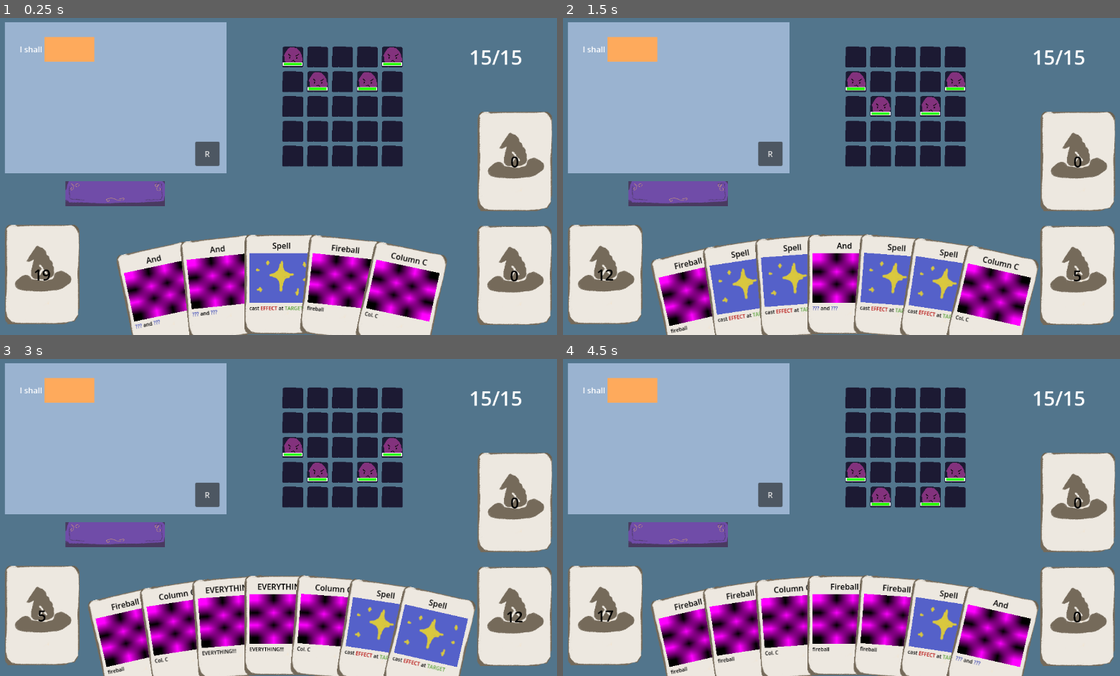
Above: before the commit, frames 1-4 (two rows, left to right).
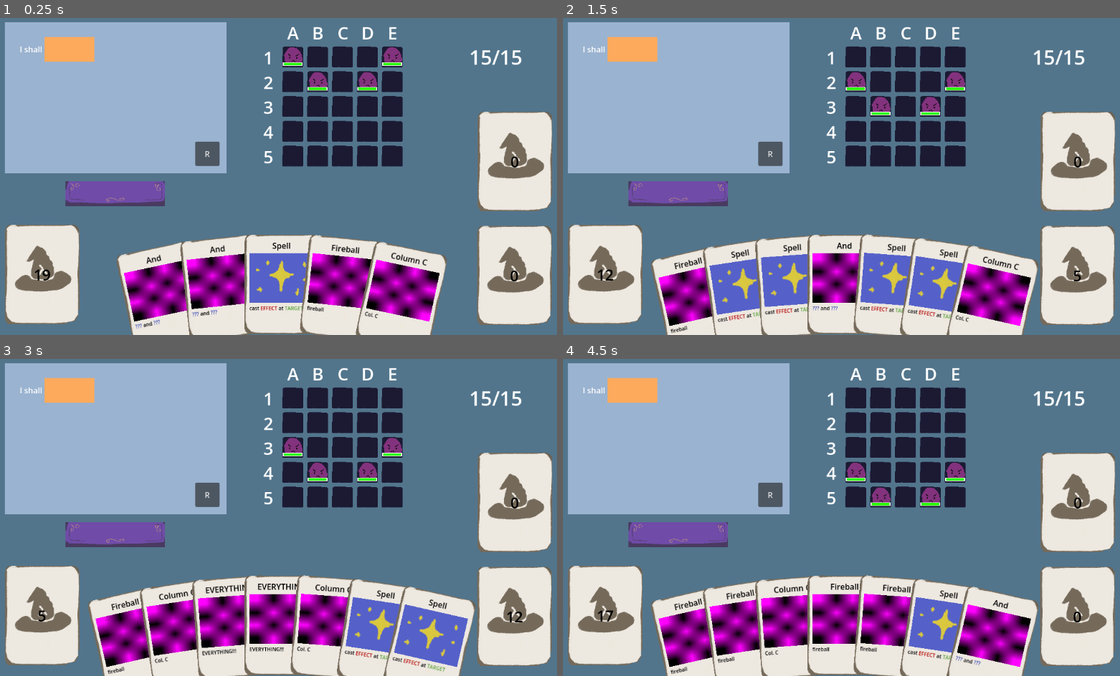
Above: after the commit, the same moments.

Repository: FlyingCheeseDemon/lexomancer
Game: Godot game, scene res://scenes/main.tscn
Same seed, same stepped clock (60 frames per second), same inputs: the game is played once before the commit and once after it.
Inputs (mouse positions are in pixels of both pictures, inside the frame that each line leads up to):
- Up to frame 1 (0.25 s): no input
- Up to frame 2 (1.5 s): click "R" at 0.5 s; click (679, 192) at 1.25 s
- Up to frame 3 (3 s): click "R" at 2 s; click (116, 533) at 2.75 s
- Up to frame 4 (4.5 s): click "R" at 3.5 s; click (679, 533) at 4.25 s

The runs differ from the first frame. In frame 1, 0.4% of the frame differs, in the area x 47-72%, y 2-47%; in frame 2, 0.4%; in frame 3, 0.4%; in frame 4, 0.4%.

Commit message:
Row and column markers and formatted coordinates
also fixing the single cell target

Diff:
--- /dev/null
+++ b/1_resources/statements/target_a_position.tres
@@ -0,0 +1,9 @@
+[gd_resource type="Resource" script_class="StatementData" format=3 uid="uid://d08ammru8pkjo"]
+
+[ext_resource type="Script" uid="uid://bb7ks18k2laji" path="res://scripts/statement_data.gd" id="1_xvdsb"]
+
+[resource]
+script = ExtResource("1_xvdsb")
+type = 1
+name = "a_position"
+metadata/_custom_type_script = "uid://bb7ks18k2laji"
--- a/scenes/battlefield.tscn
+++ b/scenes/battlefield.tscn
@@ -2,7 +2,7 @@
 
 [ext_resource type="Texture2D" uid="uid://cs6jgpvkae5rr" path="res://0_assets/textures/battlefield_tile.png" id="1_5rve1"]
 [ext_resource type="Script" uid="uid://dbychyykng0dv" path="res://scripts/battlefield.gd" id="1_d5hba"]
-[ext_resource type="Script" uid="uid://c1mxgi3imo8xh" path="res://scenes/battlefield_tile_layer.gd" id="3_j68fe"]
+[ext_resource type="Script" uid="uid://c1mxgi3imo8xh" path="res://scripts/battlefield_tile_layer.gd" id="3_j68fe"]
 
 [sub_resource type="TileSetAtlasSource" id="TileSetAtlasSource_d5hba"]
 texture = ExtResource("1_5rve1")
@@ -21,6 +21,8 @@
 tile_set = SubResource("TileSet_j68fe")
 script = ExtResource("3_j68fe")
 
+[node name="RowAndColLabels" type="Node2D" parent="." unique_id=1649047326]
+
 [node name="Entities" type="Node2D" parent="." unique_id=434740394]
 
 [connection signal="cell_clicked" from="Battlefield" to="." method="_on_battlefield_cell_clicked"]
--- /dev/null
+++ b/scenes/row_col_marker.tscn
@@ -0,0 +1,16 @@
+[gd_scene format=3 uid="uid://vrbae1l47qr0"]
+
+[ext_resource type="Script" uid="uid://8wbudhqi3o3c" path="res://scripts/row_col_marker.gd" id="1_adv6r"]
+
+[node name="RowColMarker" type="Label" unique_id=316472730]
+anchors_preset = 15
+anchor_right = 1.0
+anchor_bottom = 1.0
+offset_right = -1102.0
+offset_bottom = -598.0
+grow_horizontal = 2
+grow_vertical = 2
+theme_override_font_sizes/font_size = 35
+text = "1"
+horizontal_alignment = 1
+script = ExtResource("1_adv6r")
--- a/scripts/battlefield.gd
+++ b/scripts/battlefield.gd
@@ -6,6 +6,8 @@
 @export var height:int = 5
 
 @onready var battlefield_grid_node := $Battlefield
+@onready var row_col_label_parent := $RowAndColLabels
+var label_offset := Vector2(0,-10)
 @onready var entities := $Entities
 var battlefield_grid: Array[Array]
 
@@ -17,6 +19,14 @@
 		battlefield_grid.append([])
 		for _j:int in range(width):
 			battlefield_grid[i].append(null)
+	for i in range(height):
+		var lab = RowColLabel.constructor(str(i+1))
+		lab.position = battlefield_grid_node.map_to_local(Vector2i(-1,i))+label_offset
+		row_col_label_parent.add_child(lab)
+	for i in range(width):
+		var lab = RowColLabel.constructor(char(i+1+64))
+		lab.position = battlefield_grid_node.map_to_local(Vector2i(i,-1))+label_offset
+		row_col_label_parent.add_child(lab)
 
 func add_entity(new_entity:Entity,coordinate:Vector2i) -> bool: # returns success
 	if not coordinate_in_bounds(coordinate):
--- a/scenes/battlefield_tile_layer.gd
+++ b/scripts/battlefield_tile_layer.gd
@@ -4,7 +4,7 @@
 
 func _input(event:InputEvent) -> void:
 	if event is InputEventMouseButton:
-		if event.is_pressed():
+		if event.is_pressed() and event.button_index == MOUSE_BUTTON_LEFT:
 			var local_clicked:Vector2 = get_local_mouse_position()
 			var pos_clicked:Vector2i = local_to_map(local_clicked)
 			if self.get_cell_tile_data(pos_clicked) == null:
--- a/scripts/card_areas.gd
+++ b/scripts/card_areas.gd
@@ -57,6 +57,7 @@
 				card.queue_free()
 			else:
 				hand.add_card(card.card)
+				hand.hover_card_stop()
 
 func set_root_spell() -> void:
 	var root = statement_manager.get_statement_by_name("root")
@@ -135,12 +136,15 @@
 	while used.get_length():
 		hand.add_card(used.draw())
 
-func generate_ephemeral_position_card(pos_clicked) -> void:
+func generate_ephemeral_position_card(pos_clicked:Vector2i) -> void:
 	var statement_data:StatementData = statement_manager.get_statement_data_by_name("a_position")
-	statement_data.title = str(pos_clicked)
-	statement_data.text = str(pos_clicked)
+	statement_data.title = format_coordinate(pos_clicked)
+	statement_data.text = format_coordinate(pos_clicked)
 	var statement_object := Statement.constructor(statement_data,{"position": pos_clicked})
 	var card:Card = Card.from_statement(statement_object)
 	card.ephemeral = true
 	var card_ctrl:CardCtrl = CardCtrl.constructor(card)
 	drag_drop.dragged_card = card_ctrl
+
+func format_coordinate(coordinate:Vector2i) -> String:
+	return char(coordinate.x + 65) + str(coordinate.y+1)
--- /dev/null
+++ b/scripts/row_col_marker.gd
@@ -0,0 +1,11 @@
+extends Label
+
+class_name RowColLabel
+
+const scene = "res://scenes/row_col_marker.tscn"
+
+static func constructor(text:String) -> RowColLabel:
+	var self_scene = load(scene)
+	var obj = self_scene.instantiate()
+	obj.text = text
+	return obj
Renamed: scenes/battlefield_tile_layer.gd.uid -> scripts/battlefield_tile_layer.gd.uid
Not shown, added: scripts/row_col_marker.gd.uid
